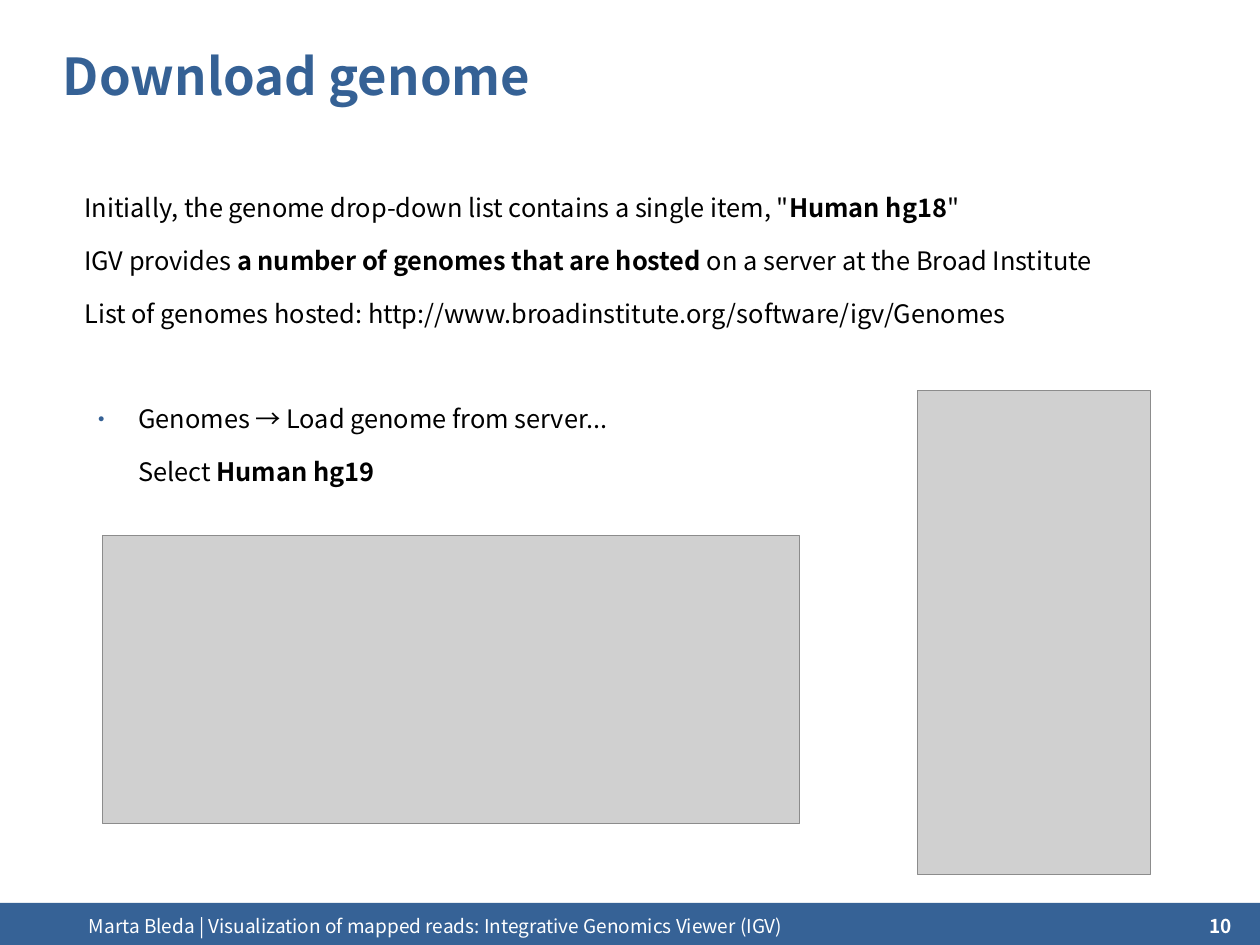
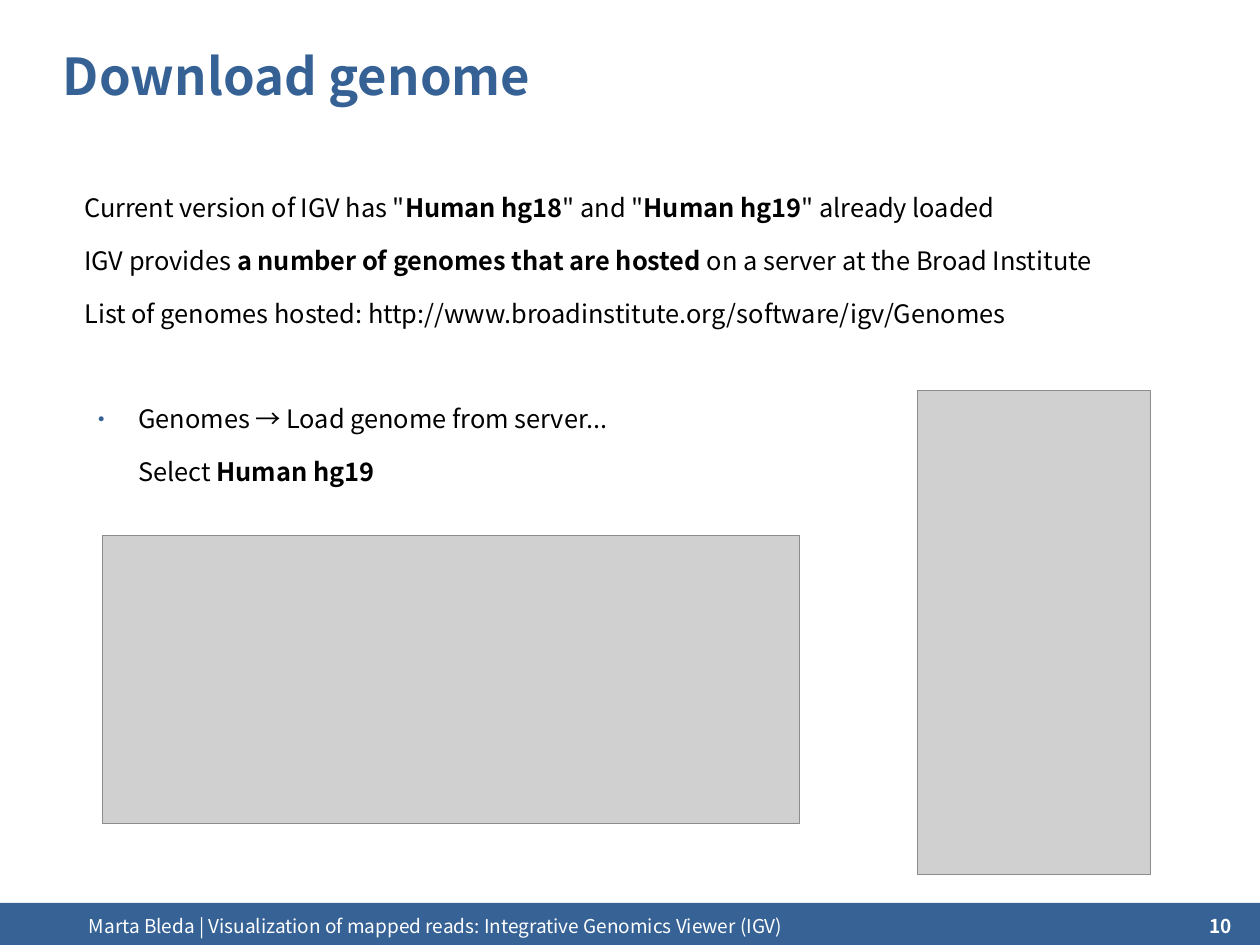
Before and after one commit to ngs-course/ngs-course.github.io, a slide deck: slide 10 of Course_Materials/visualization/presentation/2014-Cambridge_visualisation.odp. Drawn at 1260x945 pixels with LibreOffice and Linux fonts; fonts in the diff are those of the drawing; grey boxes stand for pictures; background and template pictures are left out. Boxes give left, top, right and bottom in pixels: in the first picture for what was removed or moved away, otherwise in the second. Text is boxed around its words. In the diff, an @@ line names an element or a change of style, - is before the commit and + after.

```diff
--- a/Course_Materials/visualization/presentation/2014-Cambridge_visualisation.odp
+++ b/Course_Materials/visualization/presentation/2014-Cambridge_visualisation.odp
@@ text at [84, 196, 995, 223]: text changed @@
-Initially, the genome drop-down list contains a single item, "Human hg18"
+Current version of IGV has "Human hg18" and "Human hg19" already loaded
```
Also in this commit, not shown: 2 other slides changed, 8 other files.
